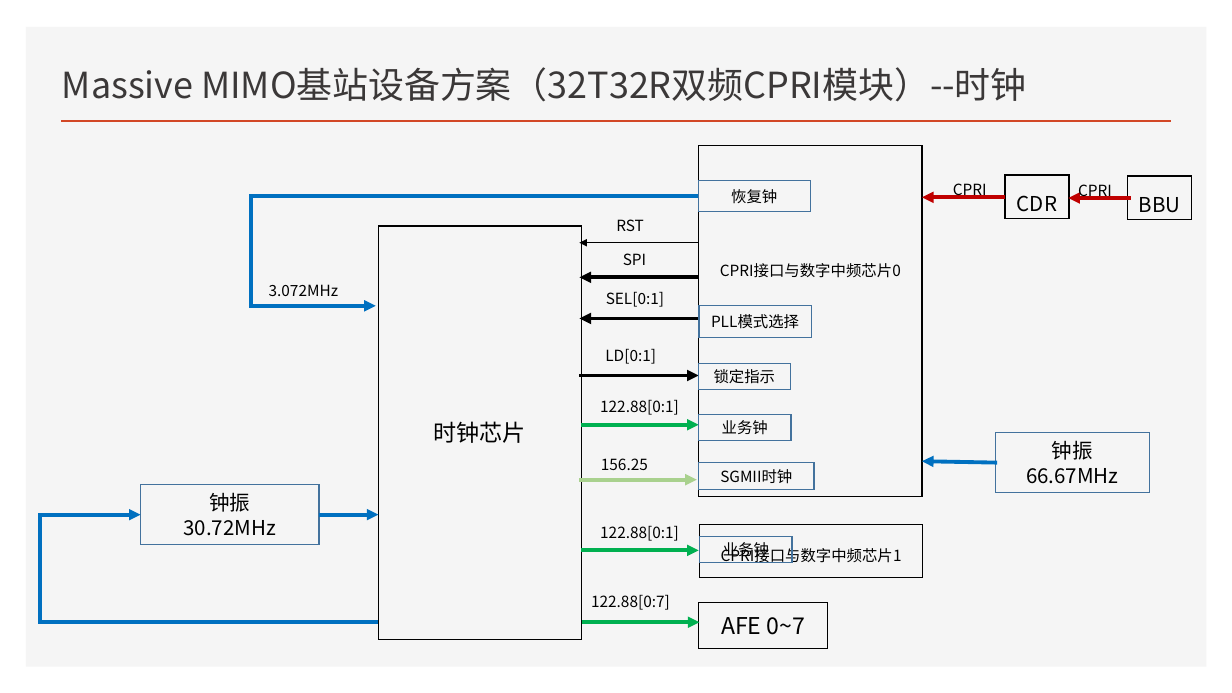
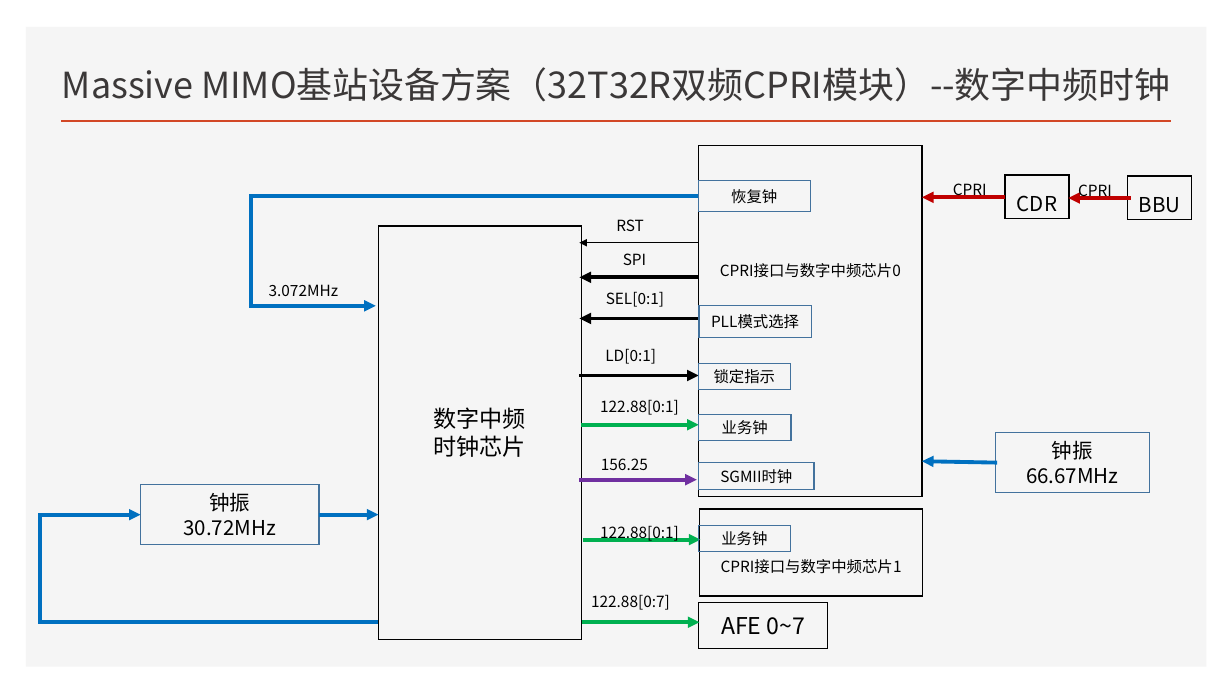
Before and after one commit to eliuwei/eliuwei.github.io, a slide deck: slide 6 of HARDWARE/06 时钟/Massive MIMO基站设备时钟方案.pptx (slide 5 before the commit). Drawn at 1232x693 pixels with LibreOffice and Linux fonts; fonts in the diff are those of the drawing. Boxes give left, top, right and bottom in pixels: in the first picture for what was removed or moved away, otherwise in the second. Text is boxed around its words. In the diff, an @@ line names an element or a change of style, - is before the commit and + after.

```diff
--- a/HARDWARE/06 时钟/Massive MIMO基站设备时钟方案.pptx
+++ b/HARDWARE/06 时钟/Massive MIMO基站设备时钟方案.pptx
@@ title at [62, 67, 1170, 102]: text changed @@
-Massive MIMO基站设备方案（32T32R双频CPRI模块）--时钟
+Massive MIMO基站设备方案（32T32R双频CPRI模块）--数字中频时钟
@@ text in rectangle at [434, 407, 526, 429]: paragraph added @@
+数字中频
@@ arrow (579, 480) - (697, 480): stroke #A9D18E 3 pt to #7030A0 3 pt @@
@@ rectangle "CPRI接口与数字中频芯片1": place and size @@
-rectangle "CPRI接口与数字中频芯片1" at [700, 525, 923, 579]
+rectangle "CPRI接口与数字中频芯片1" at [700, 509, 923, 596]
@@ rectangle "业务钟": place and size @@
-rectangle "业务钟" at [700, 537, 792, 563]
+rectangle "业务钟" at [699, 526, 791, 552]
@@ arrow moved from (581, 551) - (699, 551) to (583, 540) - (701, 540) @@
```
Also in this commit, not shown: 7 other slides changed, 4 slides added, 1 slide removed, 1 other file.
